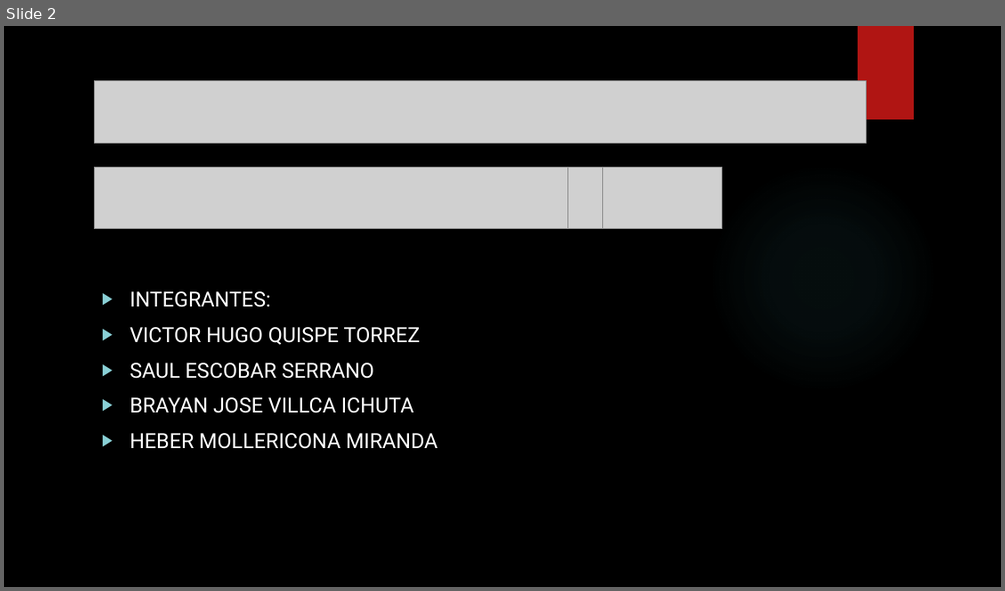
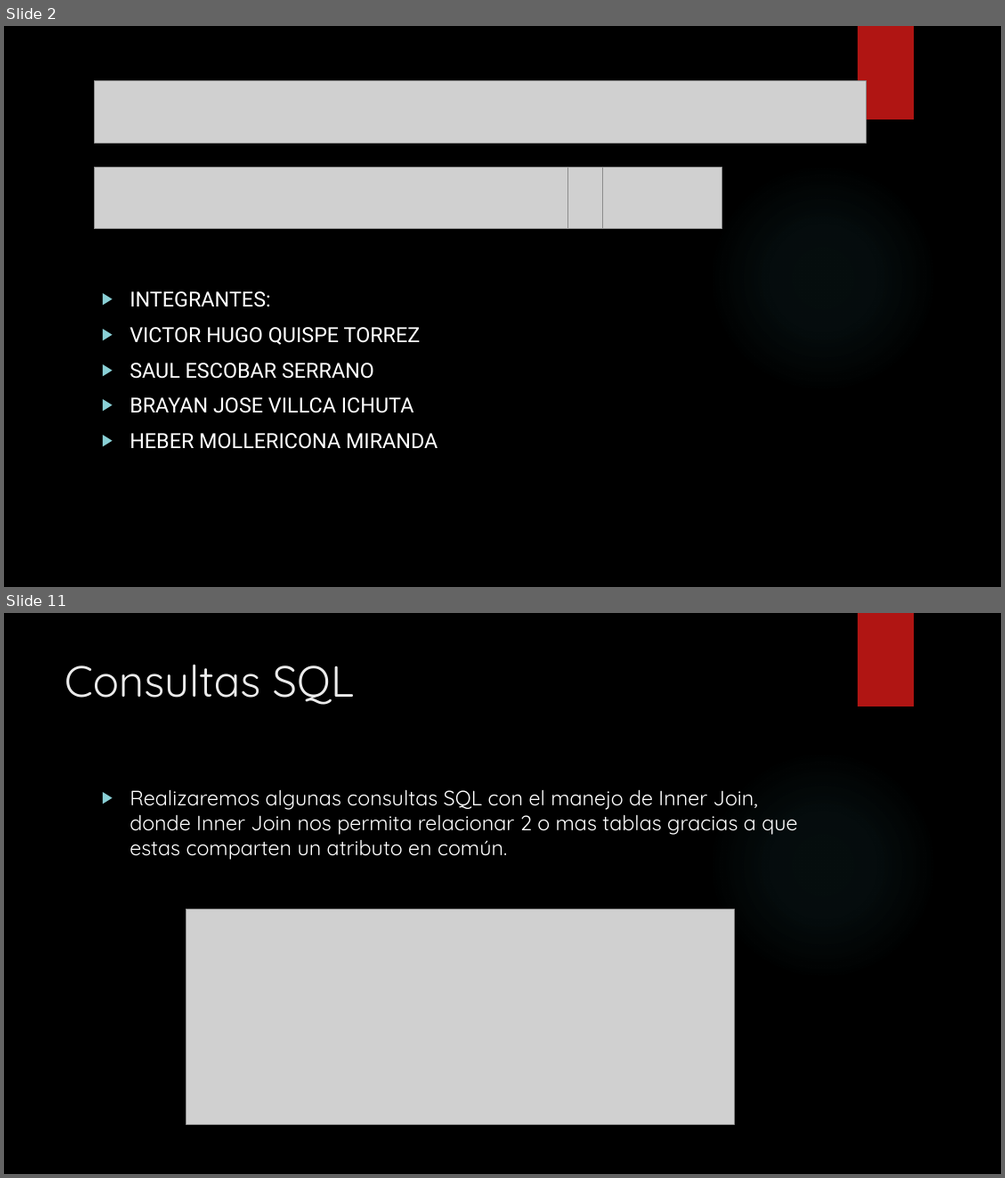
Before and after one commit to VictorQuispe19/BaseDeDatos1, a slide deck: Hito5/ProyectoFinal/PROY_BASE_DE_DATOS.pptx. Shown one above the other, each under a label of ours: slide 2 before the commit, slides 2 and 11 after it; the slides between them are not shown. The pictures are 1005x591 and 1005x1178 pixels, drawn with LibreOffice and Linux fonts; fonts in the diff are those of the drawing; grey boxes stand for pictures; background and template pictures are left out. Boxes give left, top, right and bottom in pixels: in the first picture for what was removed or moved away, otherwise in the second. Text is boxed around its words. In the diff, an @@ line names an element or a change of style, - is before the commit and + after.

```diff
--- a/Hito5/ProyectoFinal/PROY_BASE_DE_DATOS.pptx
+++ b/Hito5/ProyectoFinal/PROY_BASE_DE_DATOS.pptx
@@ slide 11 added at <box>4,613,1001,1174</box>, background picture (left out); not listed: 2 template elements that a slide beside it also shows @@
@@ title added at <box>65,664,355,705</box>, 42 pt, text #EBEBEB @@
+Consultas SQL
@@ text added at <box>129,789,797,860</box>, 20 pt, text #FFFFFF @@
+▶ Realizaremos algunas consultas SQL con el manejo de Inner Join, donde Inner Join nos permita relacionar 2 o mas tablas gracias a que estas comparten un atributo en común.
@@ picture added at <box>186,909,734,1125</box> @@
```
Also in this commit, not shown: 3 slides changed, 6 other slides added, 5 slides removed, 2 other files.
